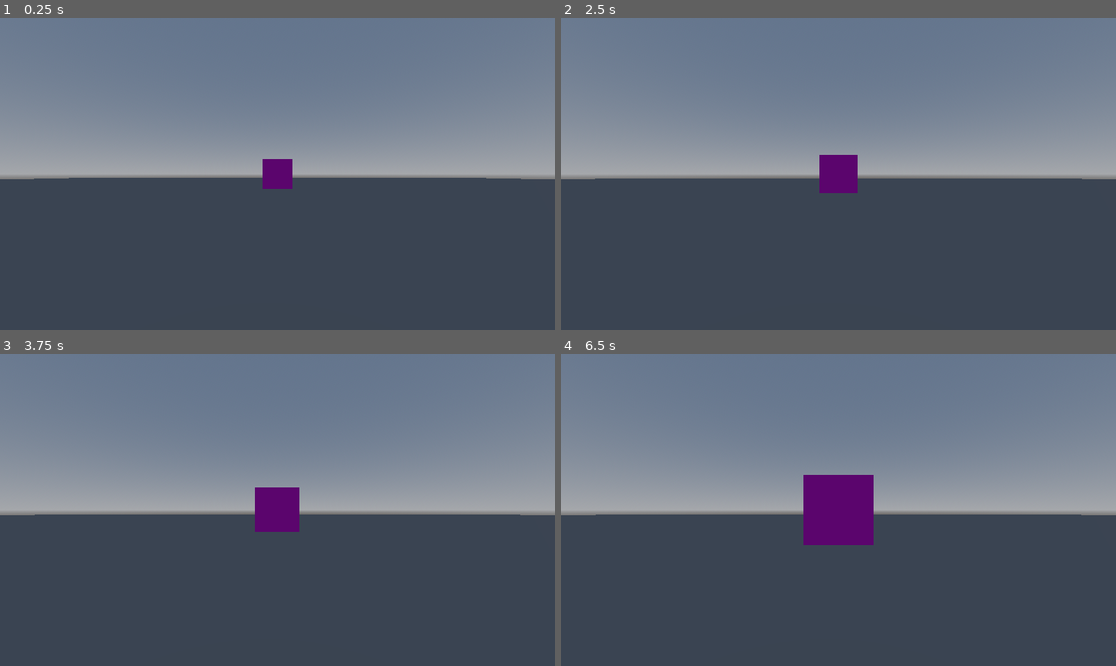
Above: before the commit, frames 1-4 (two rows, left to right).
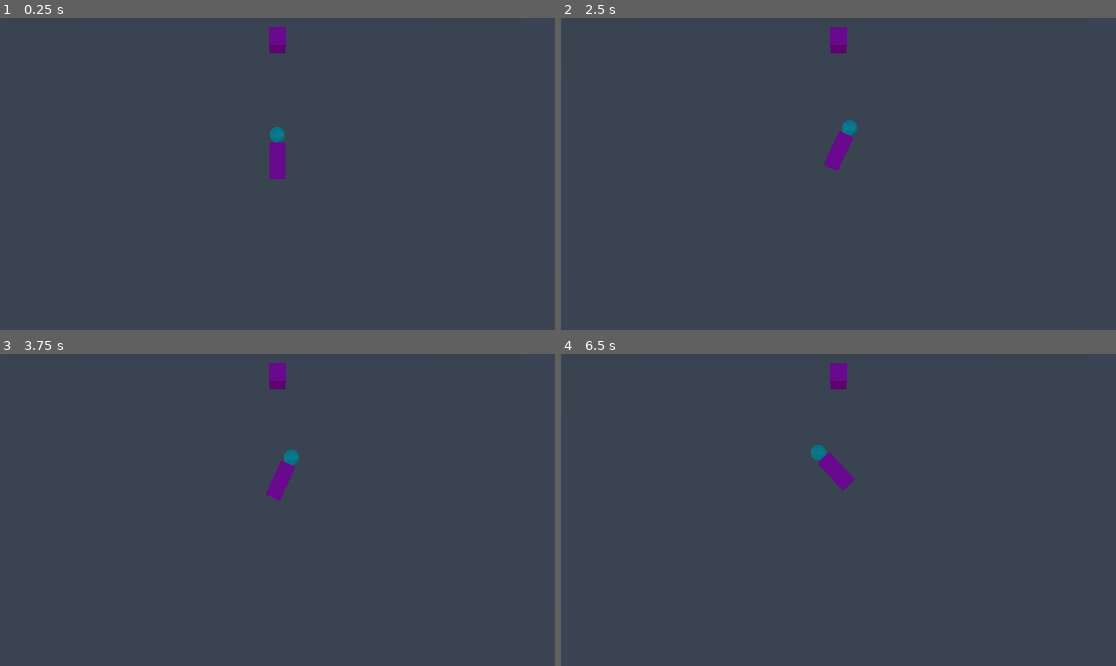
Above: after the commit, the same moments.

Repository: ieee-sb-uniwa/lidar-cane
Game: Godot game, scene res://moving.tscn
The game is run twice, just before and just after one commit, with the same random seed, the same clock (stepped at 60 frames per second) and the same inputs.
Inputs:
- Up to frame 1 (0.25 s): no input
- Up to frame 2 (2.5 s): tap Enter at 0.5 s
- Up to frame 3 (3.75 s): tap Space at 2.75 s
- Up to frame 4 (6.5 s): tap Enter at 5 s

The runs differ from the first frame. In frame 1, 51% of the frame differs, in the area x 0-100%, y 0-55%; in frame 2, 52%; in frame 3, 52%; in frame 4, 53%, in the area x 0-100%, y 0-62%.

Commit message:
finished the rotation algorithm

Diff:
--- a/lidar-2-nd/moving.gd
+++ b/lidar-2-nd/moving.gd
@@ -1,27 +1,50 @@
 extends Node3D
 @onready var camera = get_node("Camera3D")
-var can_rotate = true
-var rot = 0
-var state
+
+var rot = 0.0
+var timer = 0
+var end_timer = 1.0
+var SPEED = 6.0
+#states
+var state = ROTATE
 enum  {MOVE_FORWARD, ROTATE}
+
 func _ready() -> void:
-	Engine.time_scale = 0.1
+	#initialise the rotation parameter
+	rot = global_rotation.y
+
 func _physics_process(delta: float) -> void:
-	translate(Vector3(0,0,-0.1)*delta*60)
-	if can_rotate:
-		pass
+	#move the timer
+	timer+=delta
+	#change behaviour based on state
+	match state:
+		ROTATE:
+			#in rotation do nothing for a time and then move
+			if (timer >= end_timer):
+				start_move()
 
-	if !can_rotate:
-		var current_rot = global_rotation.y
-		translate(Vector3(0,0,-.1)*delta*60)
-		rotation.y = lerp(current_rot, rot, 0.1)
-		translate(Vector3(0,0,-.1)*delta*60)
-		can_rotate = true
+		MOVE_FORWARD:
+			#when moving forward, move for a time. In the last moment rotate on the default rotation, then start the random rotation
+			translate(Vector3(0, 0, -0.1) * SPEED * delta)
+			if(timer >= end_timer-.1):
+				rotation.y = rot
+			if (timer >= end_timer):
+				start_rot()
 
-func rand_rot():
+#these funcitons happen only once per iteration
+func start_rot():
+	#change the state and zero the timer
 	state = ROTATE
+	timer = 0
+	#get the default rotation and then rotate randomly
 	rot = global_rotation.y
 	print("initial rotation: ", rot)
-	rotation.y = randf_range(-10.0,10.0)
+	rotation.y = randf_range(deg_to_rad(-45.0), deg_to_rad(45.0))
 	print("changed rotation: ", global_rotation.y)
-	can_rotate = false
+
+
+
+func start_move():
+	#just change the state and zero the timer
+	state = MOVE_FORWARD
+	timer = 0
--- a/lidar-2-nd/moving.tscn
+++ b/lidar-2-nd/moving.tscn
@@ -19,17 +19,33 @@
 [sub_resource type="BoxMesh" id="BoxMesh_5la3b"]
 material = SubResource("StandardMaterial3D_k1jny")
 
+[sub_resource type="StandardMaterial3D" id="StandardMaterial3D_5la3b"]
+albedo_color = Color(0, 1, 1, 1)
+
+[sub_resource type="SphereMesh" id="SphereMesh_nsroy"]
+material = SubResource("StandardMaterial3D_5la3b")
+
 [node name="Node3D" type="Node3D"]
 
 [node name="MeshInstance3D" type="MeshInstance3D" parent="."]
 transform = Transform3D(50, 0, 0, 0, 50, 0, 0, 0, 50, 0, -1, 0)
 mesh = SubResource("PlaneMesh_k1jny")
 
+[node name="Camera3D" type="Camera3D" parent="."]
+transform = Transform3D(1, 0, 0, 0, -0.06498515, 0.99788624, 0, -0.99788624, -0.06498515, 0, 12.955, 0)
+environment = SubResource("Environment_5la3b")
+
 [node name="Player" type="Node3D" parent="."]
 script = ExtResource("1_k1jny")
 
-[node name="Camera3D" type="Camera3D" parent="Player"]
-environment = SubResource("Environment_5la3b")
+[node name="MeshInstance3D3" type="MeshInstance3D" parent="Player"]
+transform = Transform3D(1, 0, 0, 0, 1, 0, 0, 0, 2.3595803, 0, -0.494825, 0)
+mesh = SubResource("BoxMesh_5la3b")
+skeleton = NodePath("../../MeshInstance3D2")
+
+[node name="MeshInstance3D" type="MeshInstance3D" parent="Player"]
+transform = Transform3D(1, 0, 0, 0, 1, 0, 0, 0, 1, 0, -0.56934404, -1.7141918)
+mesh = SubResource("SphereMesh_nsroy")
 
 [node name="MeshInstance3D2" type="MeshInstance3D" parent="."]
 transform = Transform3D(1, 0, 0, 0, 1, 0, 0, 0, 1, 0, 0, -7.3215313)
Not shown: 1 places in lidar-2-nd/moving.tscn that only renumber resources
